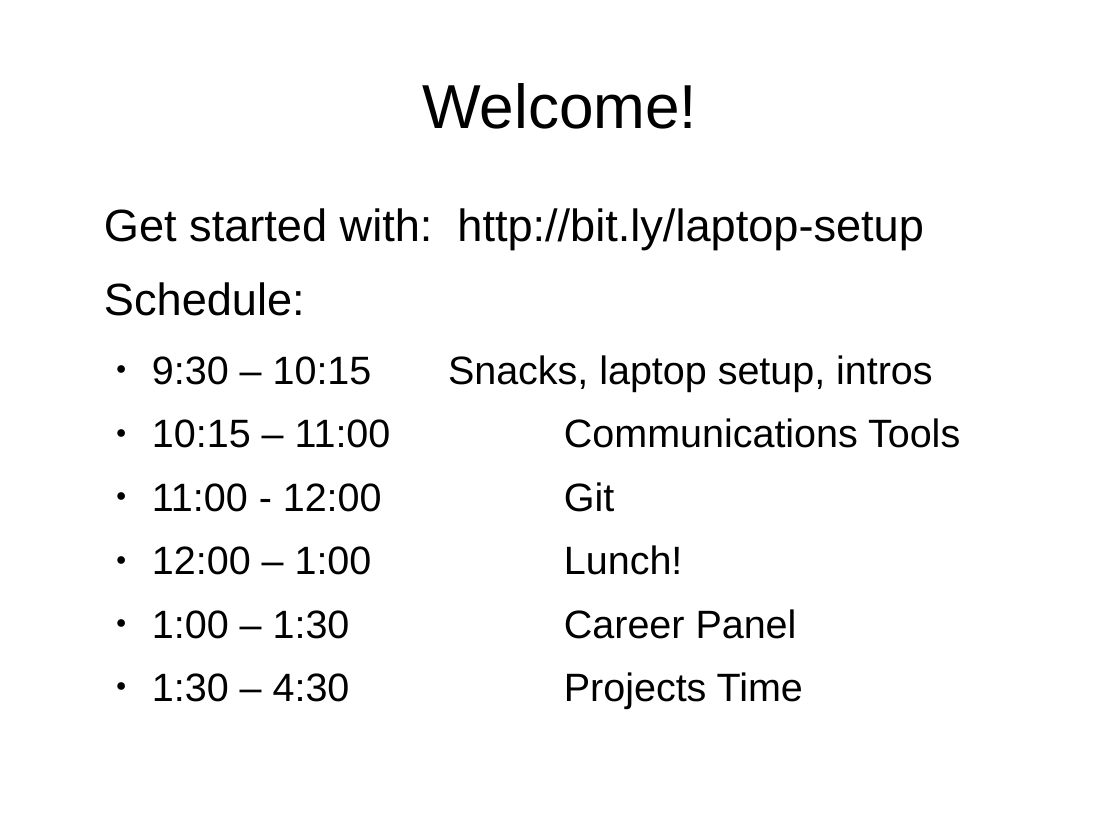
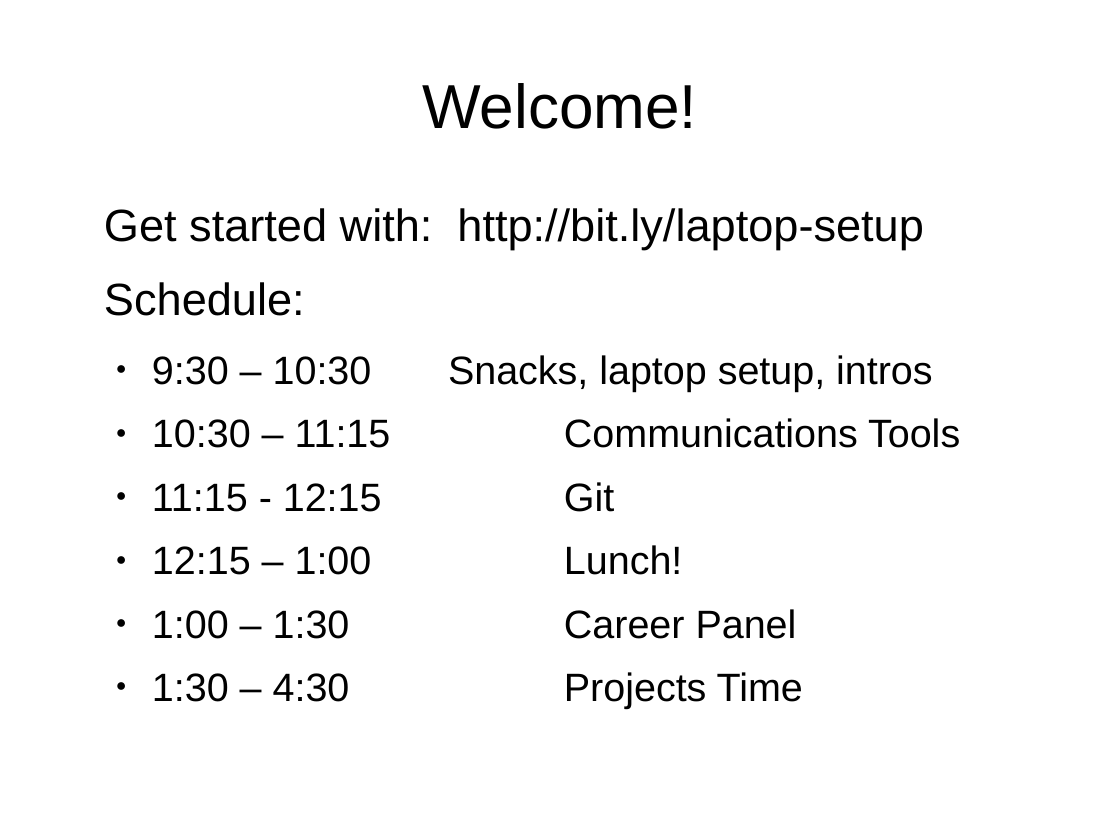
Before and after one commit to openhatch/open-source-comes-to-campus, a slide deck: slide 1 of curriculum/presentations/standard_slides.odp. Drawn at 1120x840 pixels with LibreOffice and Linux fonts; fonts in the diff are those of the drawing. Boxes give left, top, right and bottom in pixels: in the first picture for what was removed or moved away, otherwise in the second. Text is boxed around its words. In the diff, an @@ line names an element or a change of style, - is before the commit and + after.

```diff
--- a/curriculum/presentations/standard_slides.odp
+++ b/curriculum/presentations/standard_slides.odp
@@ text at [152, 355, 960, 575]: text changed @@
-  ● 9:30 – 10:15 Snacks, laptop setup, intros
-  ● 10:15 – 11:00 Communications Tools
-  ● 11:00 - 12:00 Git
-  ● 12:00 – 1:00 Lunch!
+  ● 9:30 – 10:30 Snacks, laptop setup, intros
+  ● 10:30 – 11:15 Communications Tools
+  ● 11:15 - 12:15 Git
+  ● 12:15 – 1:00 Lunch!
```
Also in this commit, not shown: 29 other files.
